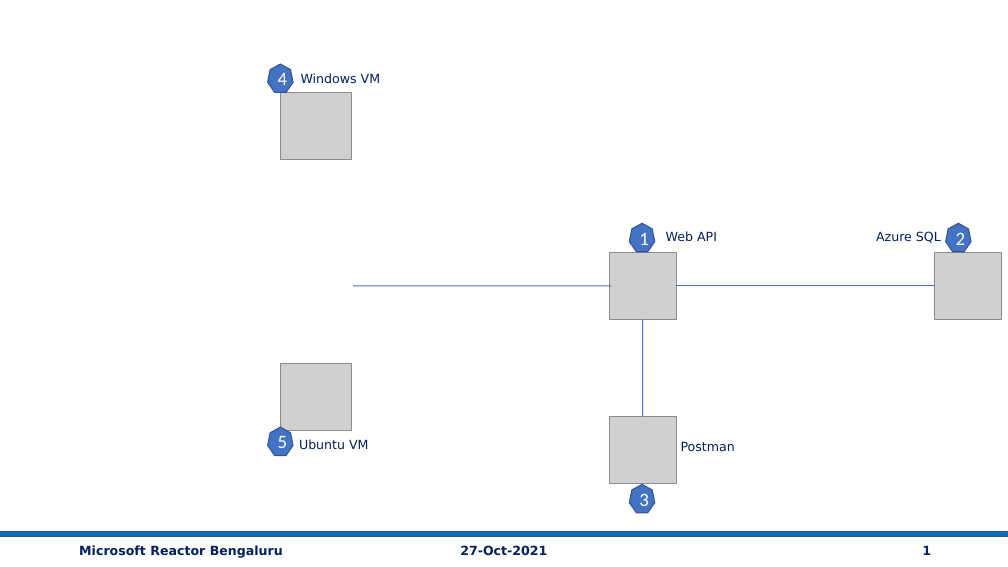
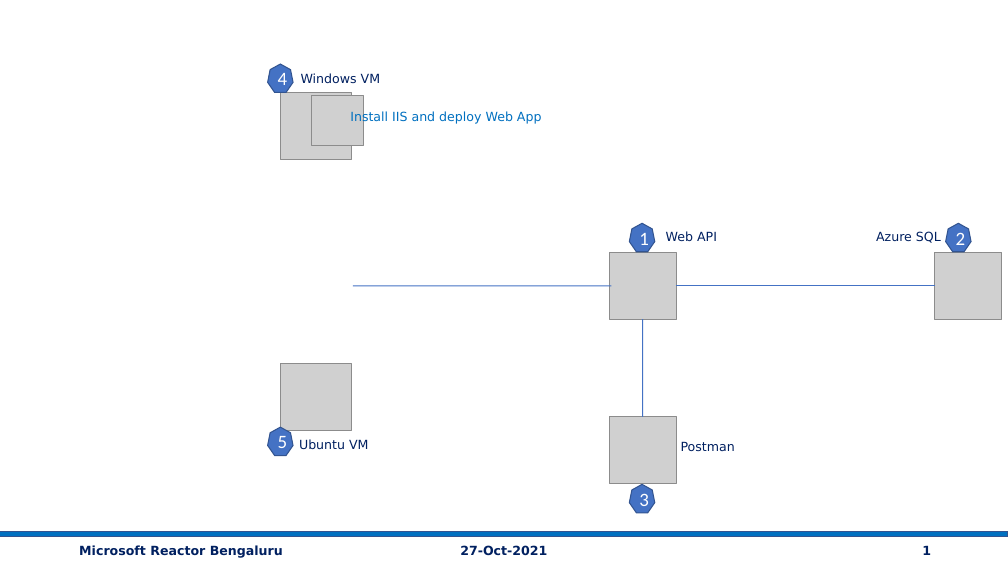
Before and after one commit to vishipayyallore/speaker_series_2021, a slide deck: slide 5 of MicrosoftReactor/Demos.pptx. Drawn at 1008x567 pixels with LibreOffice and Linux fonts; fonts in the diff are those of the drawing; grey boxes stand for pictures. Boxes give left, top, right and bottom in pixels: in the first picture for what was removed or moved away, otherwise in the second. Text is boxed around its words. In the diff, an @@ line names an element or a change of style, - is before the commit and + after.

```diff
--- a/MicrosoftReactor/Demos.pptx
+++ b/MicrosoftReactor/Demos.pptx
@@ picture added at (312,95,363,145) @@
@@ text added at (350,111,542,125), 12 pt, text #0070C0 @@
+Install IIS and deploy Web App
```
Also in this commit, not shown: 1 other slide changed, 4 other files.
